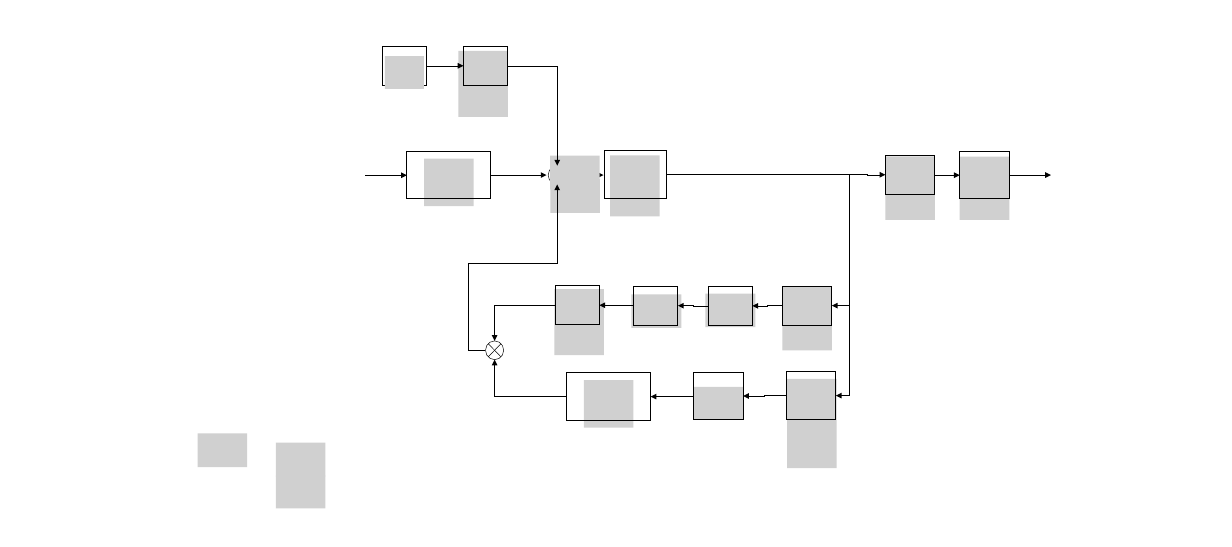
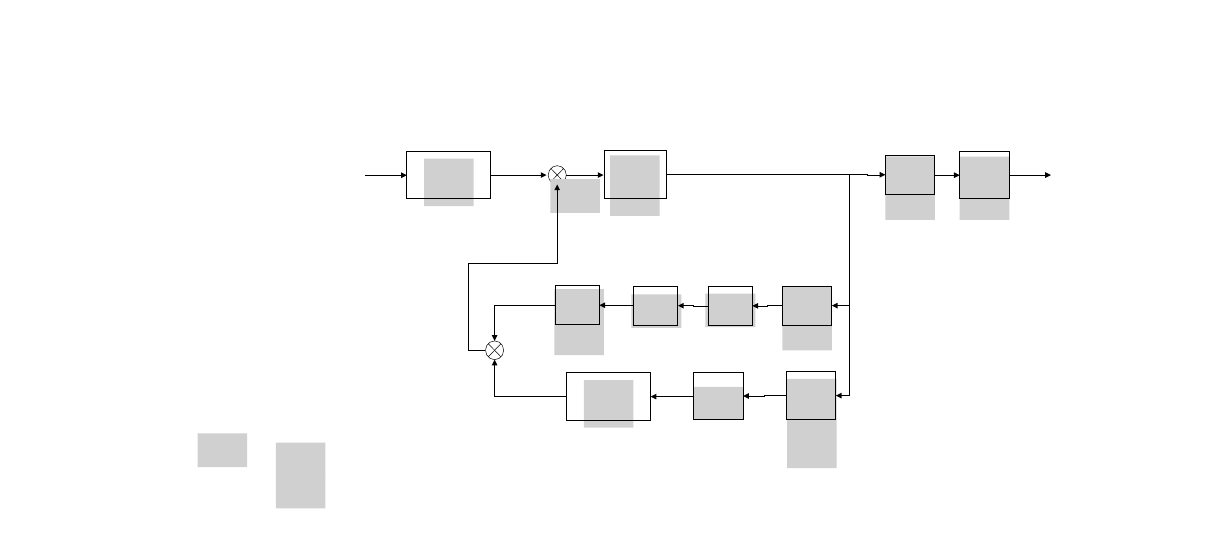
Before and after one commit to orku/graduation_work, a slide deck: slide 2 of txt/schemes.pptx. Drawn at 1232x547 pixels with LibreOffice and Linux fonts; fonts in the diff are those of the drawing; grey boxes stand for pictures. Boxes give left, top, right and bottom in pixels: in the first picture for what was removed or moved away, otherwise in the second. Text is boxed around its words. In the diff, an @@ line names an element or a change of style, - is before the commit and + after.

```diff
--- a/txt/schemes.pptx
+++ b/txt/schemes.pptx
@@ rectangle removed at [382,47,426,86] @@
@@ picture removed at [385,56,424,89] @@
@@ picture removed at [458,51,508,117] @@
@@ rectangle removed at [464,46,508,86] @@
@@ elbow arrow removed from (426, 66) to (464, 66) @@
@@ elbow arrow removed from (508, 66) to (557, 165) @@
@@ picture removed at [550,156,599,189] @@
```
Also in this commit, not shown: 1 other slide changed, 19 slides added, 1 slide removed, 59 other files.
